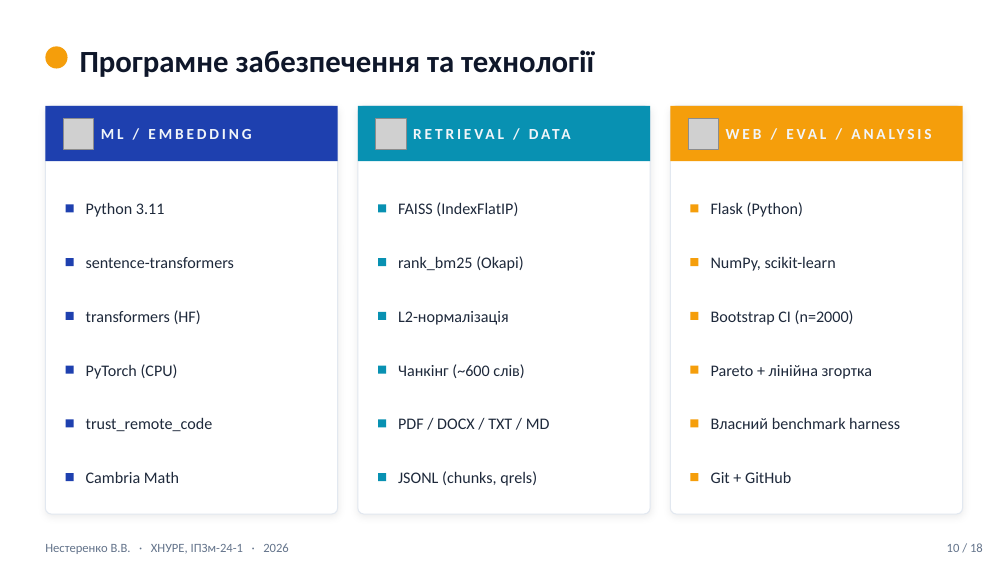
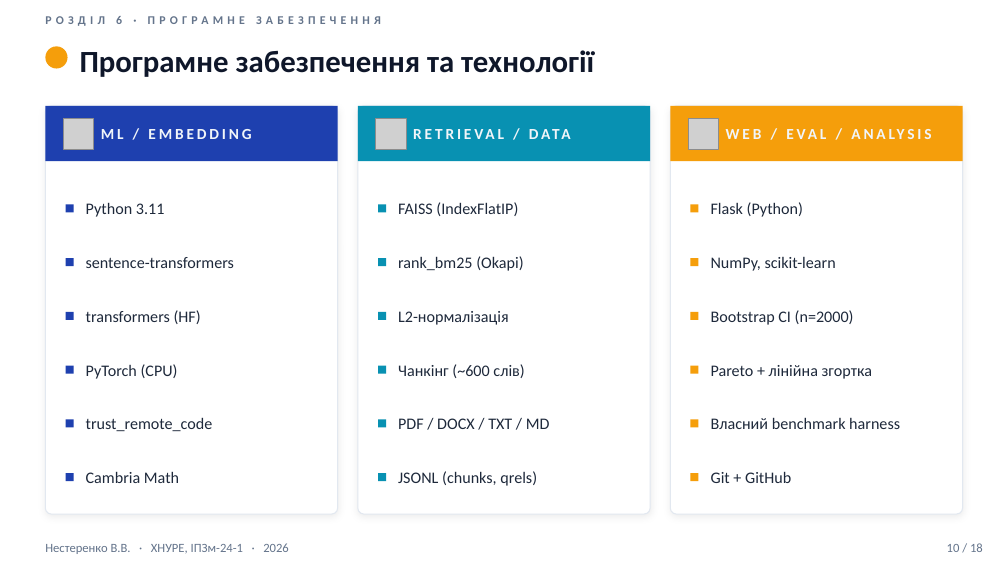
Before and after one commit to vitaliinnest/kb-semantic-search-benchmark, a slide deck: slide 10 of thesis/Nesterenko_Presentation.pptx. Drawn at 1008x567 pixels with LibreOffice and Linux fonts; fonts in the diff are those of the drawing; grey boxes stand for pictures. Boxes give left, top, right and bottom in pixels: in the first picture for what was removed or moved away, otherwise in the second. Text is boxed around its words. In the diff, an @@ line names an element or a change of style, - is before the commit and + after.

```diff
--- a/thesis/Nesterenko_Presentation.pptx
+++ b/thesis/Nesterenko_Presentation.pptx
@@ text added at (45, 16, 381, 26), 8.5 pt, text #64748B, bold @@
+РОЗДІЛ 6 · ПРОГРАМНЕ ЗАБЕЗПЕЧЕННЯ
```
Also in this commit, not shown: 16 other slides changed, 1 other file.
